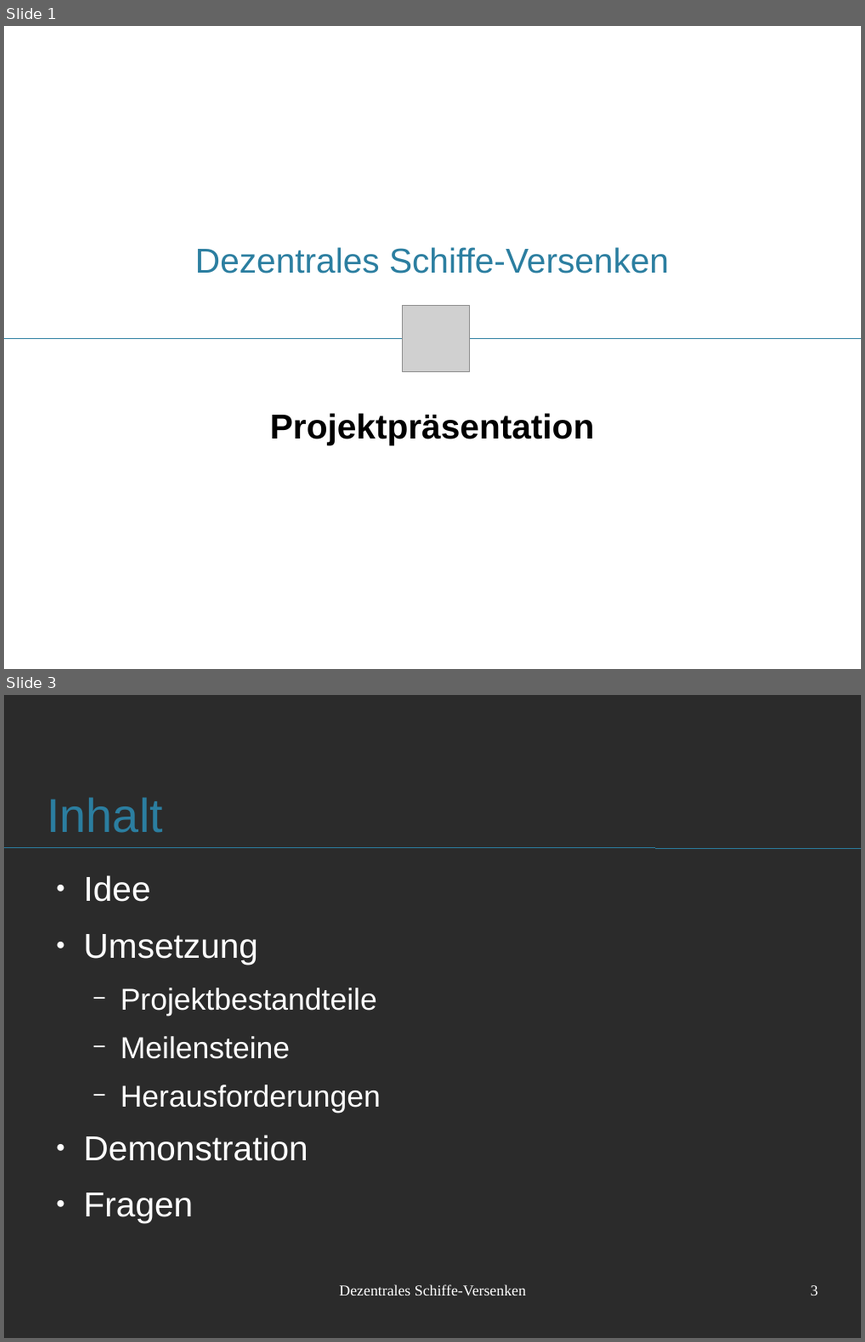
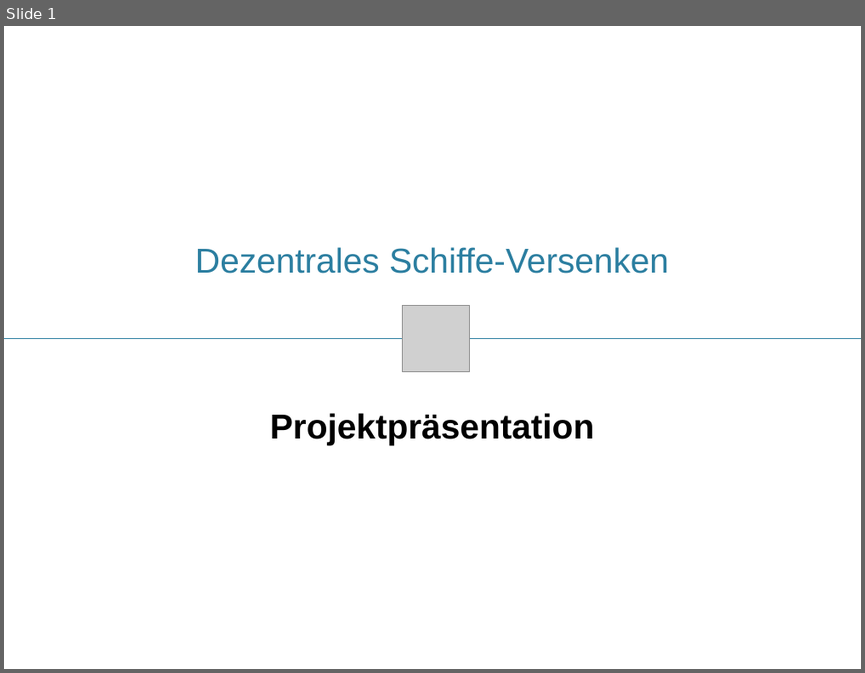
Before and after one commit to schiffchen/documentation, a slide deck: Präsentation/Projektpräsentation.odp. Shown one above the other, each under a label of ours: slides 1 and 3 before the commit, slide 1 after it; the slides between them are not shown. The pictures are 865x1342 and 865x673 pixels, drawn with LibreOffice and Linux fonts; fonts in the diff are those of the drawing; grey boxes stand for pictures; background and template pictures are left out; a plain dark background stands for a picture behind light text. Boxes give left, top, right and bottom in pixels: in the first picture for what was removed or moved away, otherwise in the second. Text is boxed around its words. In the diff, an @@ line names an element or a change of style, - is before the commit and + after.

```diff
--- a/Präsentation/Projektpräsentation.odp
+++ b/Präsentation/Projektpräsentation.odp
@@ slide 3 removed at (4, 695, 861, 1338), background picture (left out) @@
@@ title removed at (46, 797, 163, 833) @@
-Inhalt
@@ line removed from (4, 848) to (861, 848) @@
@@ text removed at (84, 875, 381, 1223) @@
-● Idee
-● Umsetzung
-  − Projektbestandteile
-  − Meilensteine
-  − Herausforderungen
-● Demonstration
-● Fragen
@@ text removed at (339, 1284, 526, 1295) @@
-Dezentrales Schiffe-Versenken
@@ page number removed at (811, 1285, 818, 1295) @@
-3
```
Also in this commit, not shown: 1 slide changed, 2 slides added.
